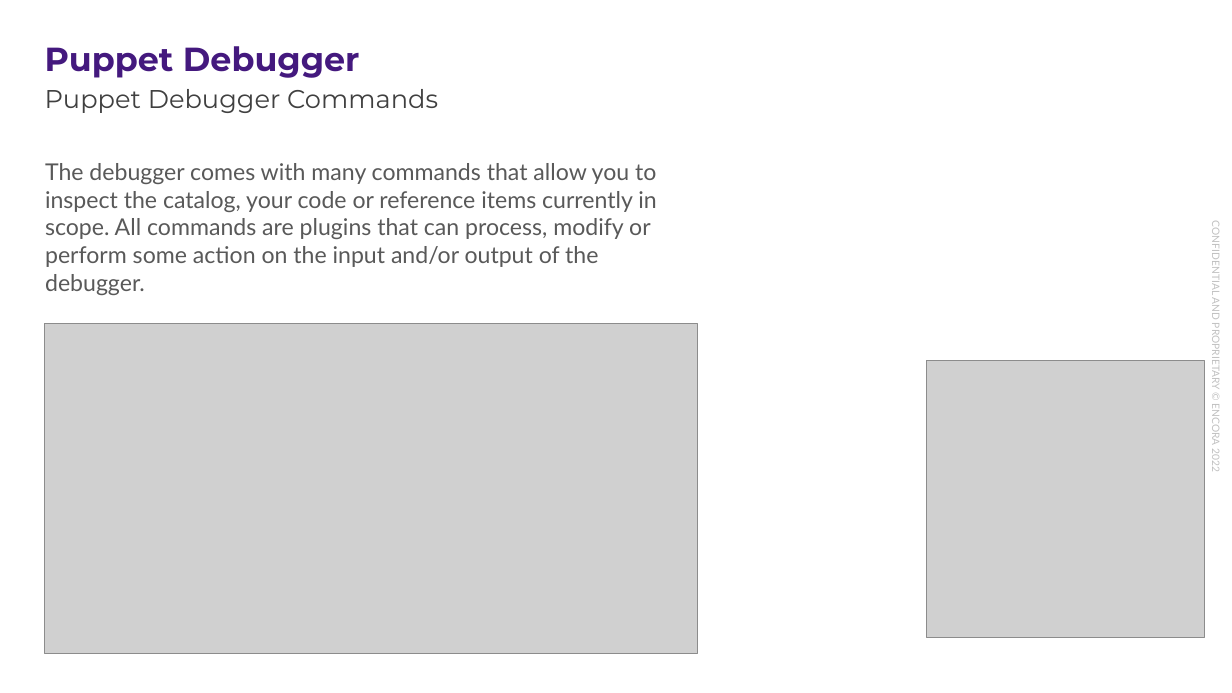
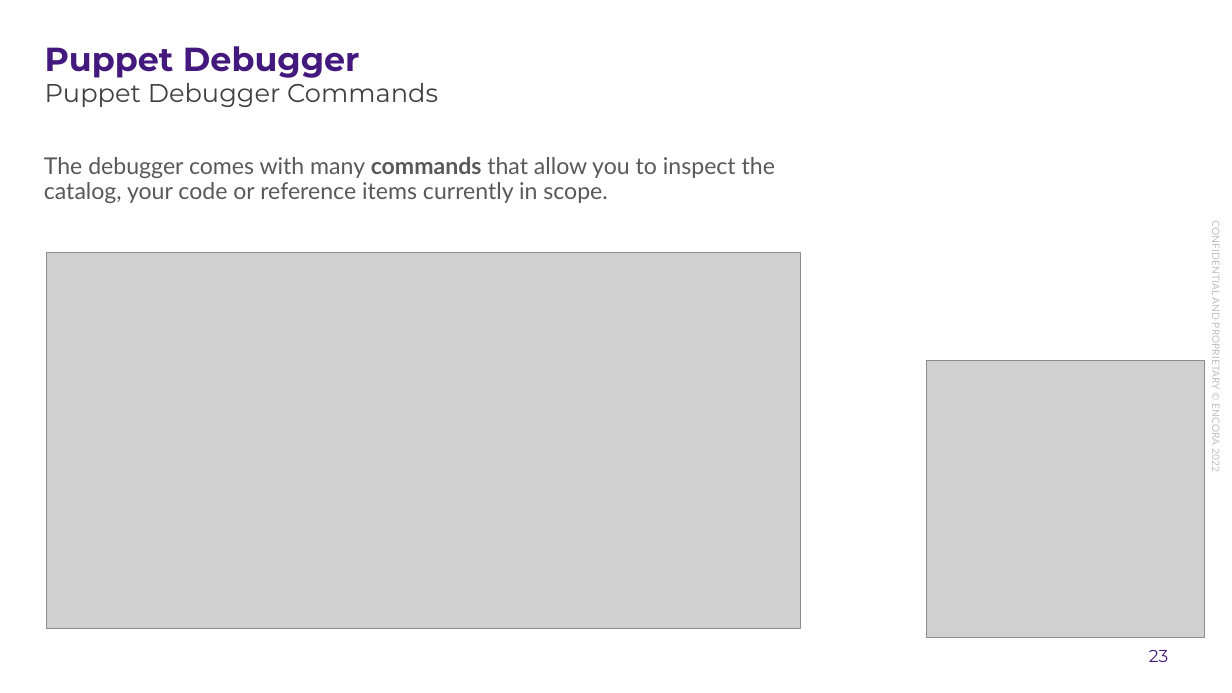
Before and after one commit to enogrob/presentation-puppet-debugger, a slide deck: slide 23 of docs/presentation-puppet-debugger.pptx. Drawn at 1232x693 pixels with LibreOffice and Linux fonts; fonts in the diff are those of the drawing; grey boxes stand for pictures; background and template pictures are left out. Boxes give left, top, right and bottom in pixels: in the first picture for what was removed or moved away, otherwise in the second. Text is boxed around its words. In the diff, an @@ line names an element or a change of style, - is before the commit and + after.

```diff
--- a/docs/presentation-puppet-debugger.pptx
+++ b/docs/presentation-puppet-debugger.pptx
@@ subtitle "Puppet Debugger Commands" rewrapped from bbox=[45, 89, 438, 113] to bbox=[45, 77, 438, 107] @@
@@ text "The debugger comes with many ..." at bbox=[44, 157, 775, 203]: vertical alignment top to middle @@
@@ text at bbox=[44, 157, 775, 203]: text changed @@
-The debugger comes with many commands that allow you to inspect the catalog, your code or reference items currently in scope. All commands are plugins that can process, modify or perform some action on the input and/or output of the debugger.
+The debugger comes with many commands that allow you to inspect the catalog, your code or reference items currently in scope.
@@ picture: place and size @@
-picture at bbox=[44, 323, 698, 653]
+picture at bbox=[47, 252, 801, 629]
@@ page number at bbox=[1149, 650, 1168, 662]: text colour #FFFFFF to #44197E @@
```
Also in this commit, not shown: 3 other slides changed, 7 slides added, 1 other file.
